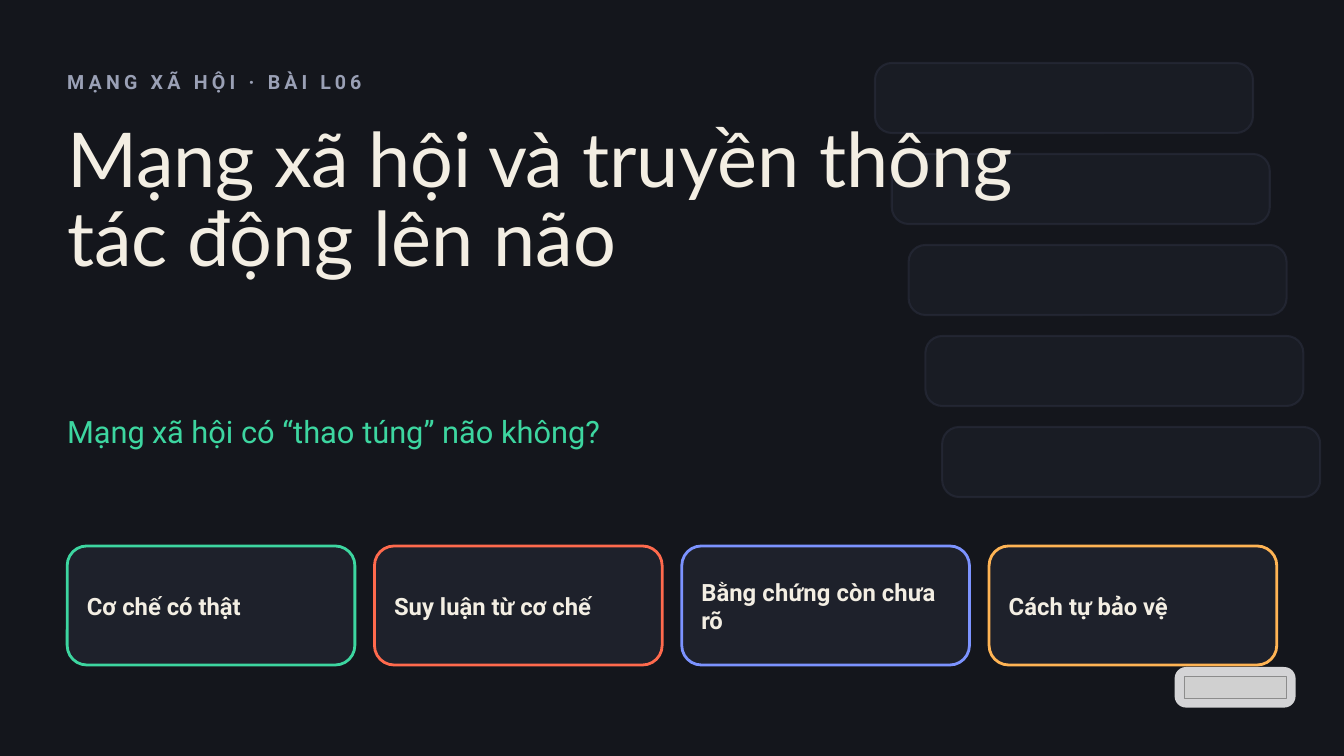
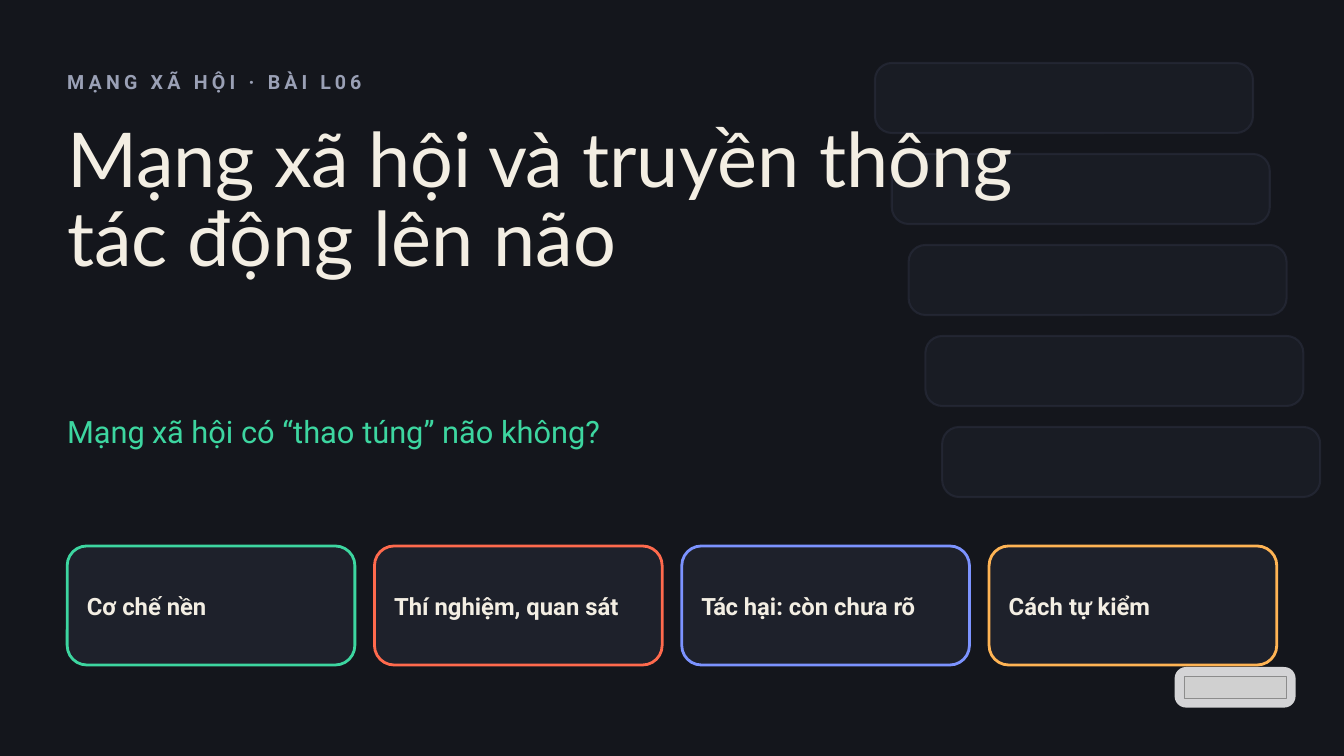
Before and after one commit to vohoailinh90/Multiple-report, a slide deck: slide 1 of lessons/L06/L06.pptx. Drawn at 1344x756 pixels with LibreOffice and Linux fonts; fonts in the diff are those of the drawing; grey boxes stand for pictures. Boxes give left, top, right and bottom in pixels: in the first picture for what was removed or moved away, otherwise in the second. Text is boxed around its words. In the diff, an @@ line names an element or a change of style, - is before the commit and + after.

```diff
--- a/lessons/L06/L06.pptx
+++ b/lessons/L06/L06.pptx
@@ text at bbox=[87, 596, 206, 616]: text changed @@
-Cơ chế có thật
+Cơ chế nền
@@ text at bbox=[394, 597, 618, 620]: text changed @@
-Suy luận từ cơ chế
+Thí nghiệm, quan sát
@@ text at bbox=[701, 597, 916, 619]: text changed @@
-Bằng chứng còn chưa rõ
+Tác hại: còn chưa rõ
@@ text at bbox=[1009, 595, 1150, 620]: text changed @@
-Cách tự bảo vệ
+Cách tự kiểm
```
Also in this commit, not shown: 5 other slides changed, 35 slides added, 13 slides removed, 3 other files.
